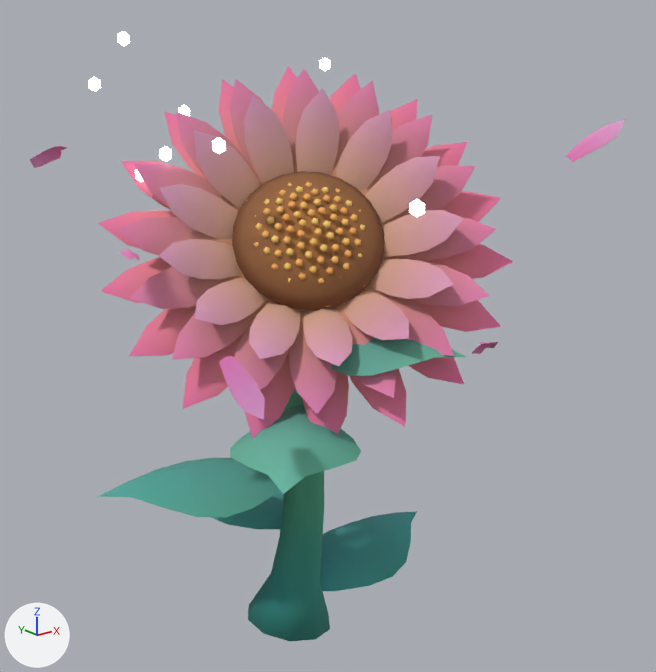
Renders of the glTF model shardlight/game/assets/models/verdant_flora/verdant_flower_hero_sunbloom.glb from each side of a commit.
Before and after are seen from a camera (50 mm lens) standing at (-3.78, -5.28, 4.58) and looking at (0.5, 0.07, 2.44). The lights are fixed; the arrows at lower left show +X, +Y and +Z. The first picture is the older version. Vertices at exactly the same position are counted once.

Objects in the first picture: 'verdant_flower_hero_sunbloom'.
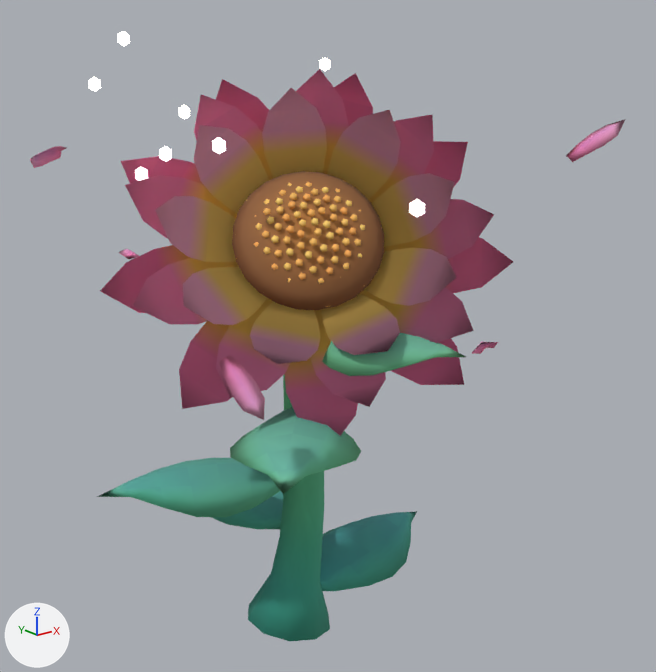
Location of each change, [x1, y1, x2, y2] in pixels of the pictures (656 x 672 px):
part 1 of me_verdant_flower_hero_sunbloom, rebuilt: before [117, 217, 233, 256]; after [155, 196, 236, 262]
part 2 of me_verdant_flower_hero_sunbloom, rebuilt (42% taller): before [383, 218, 496, 260]; after [384, 199, 494, 259]
part 3 of me_verdant_flower_hero_sunbloom, rebuilt (16% wider, 20% taller): before [195, 277, 267, 325]; after [183, 267, 267, 325]
part 4 of me_verdant_flower_hero_sunbloom, rebuilt: before [130, 267, 244, 309]; after [133, 258, 239, 324]
part 5 of me_verdant_flower_hero_sunbloom, rebuilt: before [381, 165, 476, 226]; after [372, 173, 455, 246]
part 6 of me_verdant_flower_hero_sunbloom, rebuilt (34% wider, 7% taller): before [249, 300, 301, 359]; after [250, 301, 320, 364]
part 7 of me_verdant_flower_hero_sunbloom, rebuilt (54% wider, 65% taller): before [304, 307, 353, 366]; after [310, 309, 386, 407]
part 8 of me_verdant_flower_hero_sunbloom, rebuilt: before [234, 322, 289, 390]; after [216, 298, 291, 398]
part 9 of me_verdant_flower_hero_sunbloom, rebuilt: before [272, 66, 298, 125]; after [296, 69, 348, 174]
part 10 of me_verdant_flower_hero_sunbloom, rebuilt: before [342, 291, 409, 340]; after [321, 294, 400, 355]
part 11 of me_verdant_flower_hero_sunbloom, rebuilt: before [283, 69, 319, 172]; after [262, 88, 327, 178]
part 12 of me_verdant_flower_hero_sunbloom, rebuilt (8% wider, 44% taller): before [368, 259, 453, 299]; after [364, 248, 456, 306]
part 13 of me_verdant_flower_hero_sunbloom, rebuilt: before [230, 79, 263, 184]; after [194, 95, 273, 180]
part 14 of me_verdant_flower_hero_sunbloom, rebuilt (12% wider, 11% taller): before [194, 130, 261, 209]; after [194, 125, 269, 213]
part 15 of me_verdant_flower_hero_sunbloom, rebuilt: before [363, 286, 454, 356]; after [359, 287, 473, 343]
part 16 of me_verdant_flower_hero_sunbloom, rebuilt: before [160, 184, 237, 239]; after [125, 175, 238, 238]
part 17 of me_verdant_flower_hero_sunbloom, deleted: before [159, 239, 241, 279]
part 18 of me_verdant_flower_hero_sunbloom, cut back: before [98, 73, 513, 438]; after [100, 73, 513, 436]
part 19 of me_verdant_flower_hero_sunbloom, recoloured: [30, 119, 625, 635] in both

The change, as a list of edits to the scene's bpy script:
```text
Change me_verdant_flower_hero_sunbloom:
    remove me_verdant_flower_hero_sunbloom.from_pydata(...)  # 2865 vertices, 4284 faces; spans x -1.65..2.48, y -2.08..2.3, z 0.0..4.73
    add me_verdant_flower_hero_sunbloom.from_pydata(...)  # 2410 vertices, 3681 faces; spans x -1.65..2.48, y -2.08..2.3, z 0.0..4.73
    me_verdant_flower_hero_sunbloom part 1: the loose piece of 16 vertices spanning x -0.89..0.07, y 0.43..0.82, z 3.06..3.4 is rebuilt with 11 vertices and now spans x -0.69..0.09, y 0.44..0.7, z 3.05..3.56
    me_verdant_flower_hero_sunbloom part 2: the loose piece of 16 vertices spanning x 0.77..1.46, y -0.76..0.02, z 3.05..3.36 is rebuilt with 11 vertices and now spans x 0.79..1.5, y -0.7..0.08, z 3.02..3.48
    me_verdant_flower_hero_sunbloom part 3: the loose piece of 16 vertices spanning x -0.73..0.04, y -0.02..0.33, z 2.74..2.96 is rebuilt with 11 vertices and now spans x -0.77..0.03, y 0.03..0.42, z 2.71..3.05
    me_verdant_flower_hero_sunbloom part 4: the loose piece of 16 vertices spanning x -0.98..0.0, y 0.3..0.56, z 2.8..3.09 is rebuilt with 11 vertices and now spans x -0.98..0.01, y 0.25..0.62, z 2.69..3.1
    me_verdant_flower_hero_sunbloom part 5: the loose piece of 16 vertices spanning x 0.81..1.56, y -0.43..0.14, z 3.2..3.73 is rebuilt with 11 vertices and now spans x 0.84..1.22, y -0.53..0.13, z 3.12..3.69
    me_verdant_flower_hero_sunbloom part 6: the loose piece of 16 vertices spanning x -0.46..0.19, y -0.39..0.16, z 2.56..2.83 is rebuilt with 11 vertices and now spans x -0.4..0.27, y -0.47..0.16, z 2.51..2.79
    me_verdant_flower_hero_sunbloom part 7: the loose piece of 16 vertices spanning x -0.07..0.39, y -0.71..0.0, z 2.52..2.8 is rebuilt with 11 vertices and now spans x 0.01..0.52, y -0.85..0.01, z 2.22..2.79
    me_verdant_flower_hero_sunbloom part 8: the loose piece of 16 vertices spanning x -0.61..0.19, y -0.32..0.18, z 2.28..2.83 is rebuilt with 11 vertices and now spans x -0.64..0.21, y -0.3..0.25, z 2.3..2.84
    me_verdant_flower_hero_sunbloom part 9: the loose piece of 16 vertices spanning x 0.45..0.91, y 0.41..1.02, z 3.5..4.46 is rebuilt with 11 vertices and now spans x 0.5..1.0, y 0.35..0.75, z 3.49..4.45
    me_verdant_flower_hero_sunbloom part 10: the loose piece of 16 vertices spanning x 0.34..0.63, y -0.9..-0.11, z 2.63..2.87 is rebuilt with 11 vertices and now spans x 0.15..0.62, y -0.85..-0.06, z 2.53..2.83
    me_verdant_flower_hero_sunbloom part 11: the loose piece of 16 vertices spanning x 0.49..0.85, y 0.39..0.75, z 3.51..4.45 is rebuilt with 11 vertices and now spans x 0.32..0.75, y 0.41..0.67, z 3.52..4.31
    me_verdant_flower_hero_sunbloom part 12: the loose piece of 16 vertices spanning x 0.63..0.94, y -0.89..-0.1, z 2.85..3.08 is rebuilt with 11 vertices and now spans x 0.63..1.03, y -0.88..-0.08, z 2.79..3.16
    me_verdant_flower_hero_sunbloom part 13: the loose piece of 16 vertices spanning x 0.18..0.52, y 0.5..0.96, z 3.46..4.37 is rebuilt with 11 vertices and now spans x -0.09..0.47, y 0.55..1.03, z 3.37..4.26
    me_verdant_flower_hero_sunbloom part 14: the loose piece of 16 vertices spanning x -0.24..0.3, y 0.53..0.74, z 3.34..4.02 is rebuilt with 11 vertices and now spans x -0.25..0.37, y 0.58..0.76, z 3.33..4.05
    me_verdant_flower_hero_sunbloom part 15: the loose piece of 16 vertices spanning x 0.49..0.86, y -1.02..-0.11, z 2.49..2.93 is rebuilt with 11 vertices and now spans x 0.54..1.08, y -1.01..-0.1, z 2.55..3.01
    me_verdant_flower_hero_sunbloom part 16: the loose piece of 16 vertices spanning x -0.61..0.12, y 0.49..0.68, z 3.16..3.65 is rebuilt with 11 vertices and now spans x -0.72..0.17, y 0.5..0.97, z 3.11..3.68
    me_verdant_flower_hero_sunbloom part 17: the loose piece of 16 vertices spanning x -0.79..0.0, y 0.31..0.51, z 2.98..3.26 is deleted
    me_verdant_flower_hero_sunbloom part 18: 33 vertices moved from x -0.83..1.63, y -0.81..1.2, z 2.06..4.24 to x -0.82..1.66, y -0.79..1.23, z 2.04..4.24; 436 vertices removed from x -1.02..1.81, y -0.96..1.35, z 1.96..4.36; 77 vertices added at x -0.57..1.48, y -0.58..1.1, z 2.2..4.06
    me_verdant_flower_hero_sunbloom part 19: 3167 kept faces spanning x -1.65..2.48, y -2.08..2.3, z 0.0..4.11 get new vertex colours; the middle colour goes from orange #daa75d to orange #f1b661
```
